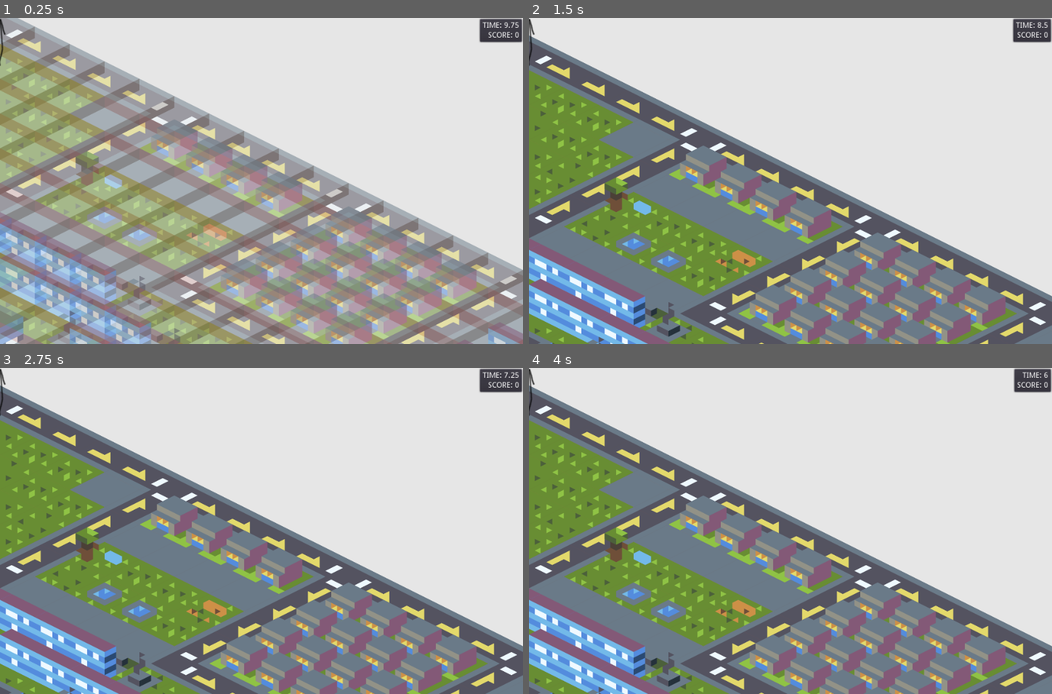
Above: before the commit, frames 1-4 (two rows, left to right).
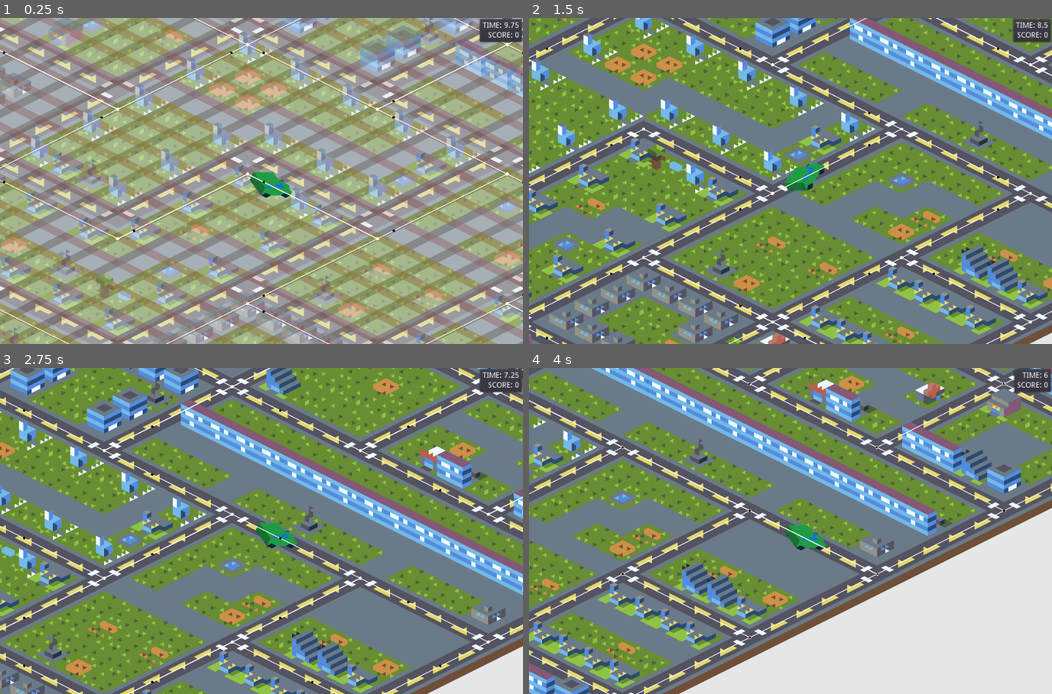
Above: after the commit, the same moments.

Repository: DevinPentecost/gmtkjam-2019
Game: Godot game, scene res://main_scenes/main_game.tscn
Two runs of this game, one before a commit and one after it. Both use one fixed random seed, a clock stepped at 60 frames per second and the inputs below. This scene is started directly instead of the project's main scene. Sound files missing from this copy of the repository are replaced by a short silence.
Inputs (mouse positions are in pixels of both pictures, inside the frame that each line leads up to):
- Up to frame 1 (0.25 s): no input
- Up to frame 2 (1.5 s): tap Enter at 0.5 s; move the mouse to (905, 164) at 0.52 s; hold Right (player_turn_right) 0.53-1.28 s; hold Up (player_turn_straight) 0.53-1.28 s; click (905, 164) at 0.67 s; move the mouse to (685, 197) at 1.27 s; hold Left (player_turn_left) from 1.28 s (still down); tap Up (player_turn_straight) at 1.35 s
- Up to frame 3 (2.75 s): move the mouse to (313, 459) at 2.02 s; release Left (player_turn_left) at 2.03 s; hold Right (player_turn_right) from 2.03 s (still down); hold Up (player_turn_straight) from 2.03 s (still down)
- Up to frame 4 (4 s): move the mouse to (764, 596) at 2.77 s; release Up (player_turn_straight) at 2.78 s; tap Up (player_turn_straight) at 2.85 s; click (764, 596) at 2.92 s; move the mouse to (947, 579) at 3.52 s; release Right (player_turn_right) at 3.53 s; hold Left (player_turn_left) from 3.53 s (still down); hold Up (player_turn_straight) from 3.53 s (still down)

The runs differ from the first frame. In frame 1, 87% of the frame differs, in the area x 0-100%, y 0-100%; in frame 2, 88%; in frame 3, 85%; in frame 4, 82%.
Error before the commit: Parse Error: The identifier "source_node" isn't declared in the current scope. (res://objects/roadgraph/RoadGraph.gd:161)

Commit message:
Caleb/use cardinals for steering (#12)
* Steering works now
* Fix main game init script

Diff:
--- a/project/main_scenes/game_scene.gd
+++ b/project/main_scenes/game_scene.gd
@@ -15,8 +15,8 @@
 	$passenger_message.append_passenger_message(dict0)
 
 	var dict1 = {}
-	dict1["portrait_texture"] = load("res://2d_resources/dogs/dog2a.png")
-	dict1["text_message"] = "kill yourself"
+	dict1["portrait_texture"] = load("res://2d_resources/dogs/dog2b.png")
+	dict1["text_message"] = "This is taking too long..."
 	$passenger_message.append_passenger_message(dict1)
 	pass # Replace with function body.
 
--- a/project/main_scenes/main_game.tscn
+++ b/project/main_scenes/main_game.tscn
@@ -14,7 +14,7 @@
 const Car = preload(\"res://objects/car/Car.tscn\")
 const PlayerCar = preload(\"res://objects/car/PlayerCar.tscn\")
 
-var car_count = 10
+var car_count = 0
 
 
 # Called when the node enters the scene tree for the first time.
@@ -37,11 +37,12 @@
 		add_child(new_car)
 
 	#Player starts at the top
-	var start_node = $RoadGraph.get_graph_node(0)
+	var start_node = $RoadGraph.get_random_node()
+	var start_connection = $RoadGraph.get_random_connection(start_node)
 	var player_car = PlayerCar.instance()
 	player_car.global_position = start_node.global_position
 	player_car._road_graph = $RoadGraph
-	player_car._target_graph_node = start_node
+	player_car.current_connection = start_connection[0]
 	add_child(player_car)
 "
 
--- a/project/objects/car/Car.gd
+++ b/project/objects/car/Car.gd
@@ -46,9 +46,12 @@
 	#Should we pick a new destination?
 	if next_graph_node == null and global_position.distance_squared_to(current_connection.get_destination_node().global_position) <= turn_distance_start:
 		#Pick a new destination
-		next_connection = pick_next_destination()
+		pick_next_destination()
 
 	#Are we 'close enough'?
+	var pos = global_position
+	var pos2 = current_connection.get_destination_node().global_position
+	var distance = global_position.distance_squared_to(current_connection.get_destination_node().global_position)
 	if global_position.distance_squared_to(current_connection.get_destination_node().global_position) <= _close_enough_threshold:
 		global_position = current_connection.get_destination_node().global_position
 		next_destination()
--- a/project/objects/car/PlayerCar.gd
+++ b/project/objects/car/PlayerCar.gd
@@ -29,12 +29,13 @@
 func pick_next_destination():
 
 	#Try going straight
-	target_path = _road_graph.get_connection_for_direction(current_connection, null, 1)
+	target_path = _road_graph.get_connection_for_direction(current_connection, null)
 
 	#Did we find a good path for the desired direction?
 	if target_path:
 		var destination = target_path[1]
 		set_next_destination(destination)
+		next_connection = target_path[0]
 	else:
 		#Pick a random one (call super)
 		.pick_next_destination()
@@ -49,11 +50,12 @@
 	elif event.is_action_pressed("player_turn_right"):
 		_set_next_direction(true)
 
-func _set_next_direction(direction, threshold=0.5):
+func _set_next_direction(direction):
 	#Search for one
-	target_path = _road_graph.get_connection_for_direction(current_connection, direction, threshold)
+	target_path = _road_graph.get_connection_for_direction(current_connection, direction)
 
 	#Did we find a good path for the desired direction?
 	if target_path:
 		var destination = target_path[1]
 		set_next_destination(destination)
+		next_connection = target_path[0]
--- a/project/objects/roadgraph/RoadGraph.gd
+++ b/project/objects/roadgraph/RoadGraph.gd
@@ -2,6 +2,13 @@
 
 const RoadGraphNode = preload("res://objects/roadgraph/RoadGraphNode.tscn")
 const RoadGraphConnection = preload("res://objects/roadgraph/RoadGraphConnection.tscn")
+
+enum directions {
+	NW,
+	NE,
+	SW,
+	SE
+}
 
 var connection_map = {}
 
@@ -77,19 +84,19 @@
 				[-1, 0]:
 					#NW
 					valid_direction = step_tile == nw_road
-					direction_enum = RoadGraphConnection.directions.NW
+					direction_enum = directions.NW
 				[0, -1]:
 					#NE
 					valid_direction = step_tile == ne_road
-					direction_enum = RoadGraphConnection.directions.NE
+					direction_enum = directions.NE
 				[0, 1]:
 					#SW
 					valid_direction = step_tile == sw_road
-					direction_enum = RoadGraphConnection.directions.SW
+					direction_enum = directions.SW
 				[1, 0]:
 					#SE
 					valid_direction = step_tile == se_road
-					direction_enum = RoadGraphConnection.directions.SE
+					direction_enum = directions.SE
 
 			#Was this a good direction to go?
 			if valid_direction:
@@ -149,6 +156,14 @@
 	var path = paths[path_index]
 	return path
 
+func _get_exact_direction_from_pathlist(path_list, direction):
+	for path in path_list:
+		if path[0].direction == direction:
+			return path
+
+	# Nothing?
+	return null
+
 func get_connection_for_direction(connection, direction):
 	"""
 	Find the 'best' match, or null, for the given direction
@@ -156,89 +171,55 @@
 	direction can be {false, null, true} for left, straight, right
 	"""
 
-	# Here's the plan
-	# We're gonna pick a path no matter what. The player's input just helps us pick which one
-	var available_paths = connection_map[source_node]
-
-	# We know the current direction of the player -- lets determine the angle to continue on each of these paths
-	var path_leftmost = null
-	var path_rightmost = null
-	var path_straightmost = null
-
-	var angle_leftmost = 0
-	var angle_rightmost = 0
-
-	var closeness_leftmost = 0
-	var closeness_rightmost = 0
-	var closeness_straightmost = 0
-
-	# How is the character moving right now?
-	var current_angle = current_position.direction_to(source_node.position).angle()
-
-	#Check all directions
-	for path in available_paths:
-
-		#What's the angle on this one?
-		var path_connection = path[0]
-		var path_source = path_connection.get_source_node()
-		var path_destination = path_connection.get_destination_node()
-		var path_direction = path_source.position.direction_to(path_destination.position)
-
-		# We know the direction of this path. How does it compare to the current direction?
-		var turn_angle = path_direction.angle()
-
-		# Which bucket does this path fit in?
-		# If a path option is null just fill it
-		if path_leftmost == null:
-			path_leftmost = path
-			angle_leftmost = turn_angle
-			closeness_leftmost = abs(abs(current_angle) - abs(turn_angle))
-		if path_rightmost == null:
-			path_rightmost = path
-			angle_rightmost = turn_angle
-			closeness_rightmost = abs(abs(current_angle) - abs(turn_angle))
-		if path_straightmost == null:
-			path_straightmost = path
-			closeness_straightmost = abs(abs(current_angle) - abs(turn_angle))
-
-		# Is this our new rightmost?
-		if turn_angle > angle_rightmost:
-			# Is the old one our new straight?
-			if closeness_rightmost < closeness_straightmost:
-				path_straightmost = path_rightmost
-				closeness_straightmost = closeness_rightmost
-
-			# This is the new rightmost
-			path_rightmost = path
-			angle_rightmost = turn_angle
-			closeness_rightmost = abs(abs(current_angle) - abs(angle_rightmost))
-
-		# What about leftmost?
-		if turn_angle < angle_leftmost:
-			# Is the old one our new straight?
-			if closeness_leftmost < closeness_straightmost:
-				path_straightmost = path_leftmost
-				closeness_straightmost = closeness_leftmost
-
-			# This is the new leftmost
-			path_leftmost = path
-			angle_leftmost = turn_angle
-			closeness_leftmost = abs(abs(current_angle) - abs(angle_leftmost))
-
-		# Is this actually our new straight??
-		var new_path_closeness = abs(abs(current_angle) - abs(turn_angle))
-		if new_path_closeness < closeness_straightmost:
-			path_straightmost = path
-			closeness_straightmost = new_path_closeness
-
-	# Now all we have to do is select
+	# Our current connection knows both nodes
+	var current_dir = connection.direction
+
+	# Get all of the paths connecting to the end of this line
+	var available_paths = connection_map[connection.get_destination_node()]
+	var path_left = null
+	var path_straight = null
+	var path_right = null
+
+	match current_dir:
+		directions.NE:
+			path_left = _get_exact_direction_from_pathlist(available_paths, directions.NW)
+			path_straight = _get_exact_direction_from_pathlist(available_paths, directions.NE)
+			path_right = _get_exact_direction_from_pathlist(available_paths, directions.SE)
+		directions.SE:
+			path_left = _get_exact_direction_from_pathlist(available_paths, directions.NE)
+			path_straight = _get_exact_direction_from_pathlist(available_paths, directions.SE)
+			path_right = _get_exact_direction_from_pathlist(available_paths, directions.SW)
+		directions.SW:
+			path_left = _get_exact_direction_from_pathlist(available_paths, directions.SE)
+			path_straight = _get_exact_direction_from_pathlist(available_paths, directions.SW)
+			path_right = _get_exact_direction_from_pathlist(available_paths, directions.NW)
+		directions.NW:
+			path_left = _get_exact_direction_from_pathlist(available_paths, directions.SW)
+			path_straight = _get_exact_direction_from_pathlist(available_paths, directions.NW)
+			path_right = _get_exact_direction_from_pathlist(available_paths, directions.NE)
+
 	match direction:
 		null:
-			return path_straightmost
+			# Going straight
+			if path_straight:
+				return path_straight
+			if path_left:
+				return path_left
+			return path_right
 		true:
-			return path_rightmost
+			# Going right
+			if path_right:
+				return path_right
+			if path_straight:
+				return path_straight
+			return path_left
 		false:
-			return path_leftmost
+			# Going left
+			if path_left:
+				return path_left
+			if path_straight:
+				return path_straight
+			return path_right
 
 func get_graph_node(node_index):
 	return $RoadGraphNodes.get_child(node_index)
